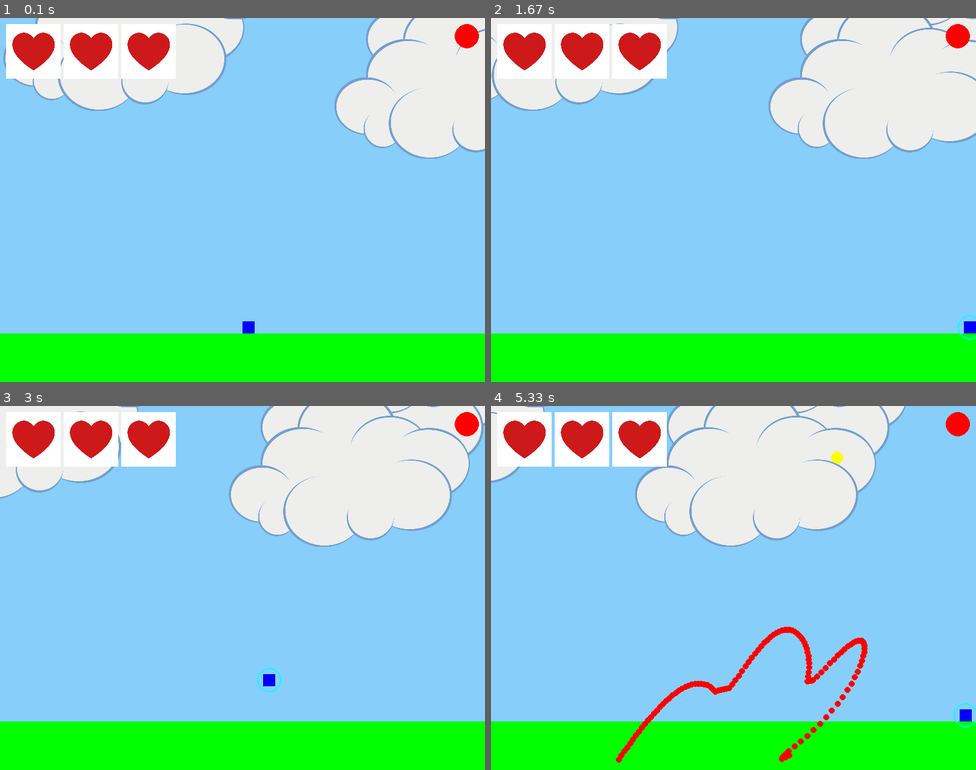
Above: before the commit, frames 1-4 (two rows, left to right).
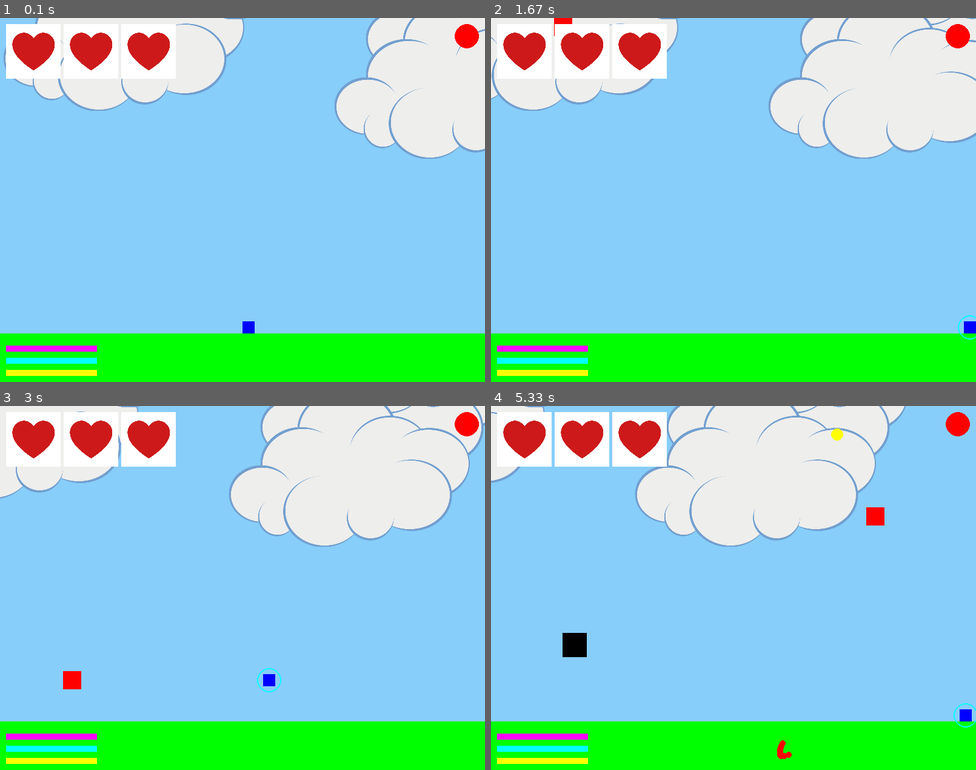
Above: after the commit, the same moments.

Repository: Varun-Chinthoju/LearningPython
Game: pygame game, started from pygame_Learning/turret_dodge.py
Same seed, same stepped clock (60 frames per second), same inputs: the game is played once before the commit and once after it.
Inputs:
- Up to frame 1 (0.1 s): no input
- Up to frame 2 (1.67 s): hold S 0.33-0.8 s; hold Right 0.33-0.8 s; hold Right 0.83-1.3 s; tap Space at 0.9, 1.2, 1.4 s; tap S at 0.98 s; hold Right from 1.33 s (still down)
- Up to frame 3 (3 s): tap Space at 1.7, 1.9, 2.2, 2.47, 2.77, 2.9 s; release Right at 1.8 s; hold Left 1.83-2.37 s; hold Left 2.4-2.8 s; tap S at 2.55 s; hold Right from 2.83 s (still down)
- Up to frame 4 (5.33 s): tap Space at 3.2, 3.57, 3.87, 4.07, 4.37, 4.57, 4.87, 5.07 s; release Right at 3.47 s; hold Left 3.5-3.97 s; hold Right 4-4.47 s; tap S at 4.15 s; hold Right 4.5-4.97 s; hold Left from 5 s (still down)

The runs differ from the first frame. In frame 1, 0.9% of the frame differs, in the area x 1-20%, y 90-99%; in frame 2, 1.0%; in frame 3, 1.1%; in frame 4, 3.1%, in the area x 1-82%, y 6-99%.

Commit message:
3 bars on the bottom left corner representing fuel, shield, and boost tiem

Diff:
--- a/pygame_Learning/turret_dodge.py
+++ b/pygame_Learning/turret_dodge.py
@@ -7,8 +7,14 @@
 # Screen dimensions
 screen_width = 800
 screen_height = 600
-screen = pygame.display.set_mode((screen_width, screen_height))
+screen = pygame.display.set_mode((screen_width, screen_height))  # Initialize display first
 pygame.display.set_caption("Scrolling Ground with Jumping, Jetpack, and Turrets")
+
+# --- Image Loading ---
+cloud_image = pygame.image.load("images/cloud.png").convert_alpha()
+cloud_image = pygame.transform.scale(cloud_image, (cloud_image.get_width() // 2, cloud_image.get_height() // 2))
+heart_image = pygame.image.load("images/lives.jpeg").convert()
+heart_image = pygame.transform.scale(heart_image, (heart_image.get_width() // 4, heart_image.get_height() // 4))
 
 # Colors
 white = (255, 255, 255)
@@ -17,6 +23,9 @@
 green = (0, 255, 0)
 red = (255, 0, 0)
 sky_blue = (135, 206, 250)
+yellow = (255, 255, 0)  # For fuel bar
+cyan = (0, 255, 255)   # For boost bar
+magenta = (255, 0, 255) # For shield bar
 
 # Player settings
 player_x = screen_width // 2
@@ -39,6 +48,7 @@
 jetpack_consumption_rate = 2
 jetpack_power = 1.5
 lives = 3
+shield_hits = 5  # Shield can take 5 hits
 has_shield = False
 shield_duration = 5000  # 5 seconds
 shield_start_time = 0
@@ -51,6 +61,7 @@
 last_turret_spawn = 0
 rocket_speed = 5
 rockets = []
+max_rockets_per_turret = 10  # Turrets can only shoot 10 rockets
 
 # Fuel token settings
 fuel_token_size = 20
@@ -66,7 +77,18 @@
 dent_width = 20
 dent_depth = 10
 dents = []
-obstacle_speed = 5
+
+# Obstacle acceleration settings
+obstacle_acceleration = 0.05
+max_obstacle_speed = 8
+
+# Obstacle settings
+obstacle_size = 30
+obstacle_speed = 3
+obstacles = []
+obstacle_spawn_rate = 1500  # Spawn every 1.5 seconds
+last_obstacle_spawn = 0
+
 # Create ground texture
 ground_texture = pygame.Surface((40, 40))
 ground_texture.fill(ground_color)
@@ -76,8 +98,6 @@
 ground_texture = pygame.transform.scale(ground_texture, (ground_texture.get_width() * 2, ground_texture.get_height() * 2))
 
 # Cloud settings
-cloud_image = pygame.image.load("images/cloud.png").convert_alpha()
-cloud_image = pygame.transform.scale(cloud_image, (cloud_image.get_width() // 2, cloud_image.get_height() // 2))
 cloud_speed = 1
 clouds = []
 for _ in range(5):
@@ -85,10 +105,6 @@
     cloud_y = random.randint(-cloud_image.get_height(), 0)
     clouds.append([cloud_x, cloud_y])
 
-# Heart image for lives
-heart_image = pygame.image.load("images/lives.jpeg").convert_alpha()
-heart_image = pygame.transform.scale(heart_image, (heart_image.get_width() // 4, heart_image.get_height() // 4))
-
 # Pause button settings
 pause_button_radius = 20
 pause_button_color = red
@@ -96,6 +112,17 @@
 pause_button_y = pause_button_radius + 10
 is_paused = False
 
+# --- Bar settings ---
+bar_width = 150
+bar_height = 10
+bar_margin = 10
+jetpack_bar_x = bar_margin
+jetpack_bar_y = screen_height - bar_height - bar_margin
+boost_bar_x = jetpack_bar_x
+boost_bar_y = jetpack_bar_y - bar_height - bar_margin
+shield_bar_x = jetpack_bar_x
+shield_bar_y = boost_bar_y - bar_height - bar_margin
+
 # Game loop
 running = True
 clock = pygame.time.Clock()
@@ -112,7 +139,7 @@
             if event.key == pygame.K_SPACE and not is_jumping:
                 is_jumping = True
                 player_vel_y = -jump_height
-            if event.key == pygame.K_s and not has_shield:  # Activate shield with 's' key
+            if event.key == pygame.K_s and not has_shield:
                 has_shield = True
                 shield_start_time = current_time
 
@@ -149,7 +176,6 @@
             player_speed += friction
 
     boost = min(boost + boost_regen_rate, boost_amount)
-
     player_speed = max(min(player_speed, max_speed), -max_speed)
     player_x += player_speed
 
@@ -171,8 +197,6 @@
         is_jumping = False
         dent_x = player_x - ground_x - dent_width // 2
         dents.append(dent_x)
-
-        # Replenish jetpack fuel when on the ground
         jetpack_fuel = min(jetpack_fuel + 5, 100)
 
     # --- Keep player within the screen bounds ---
@@ -184,22 +208,25 @@
         if turret[1] > screen_height:
             turrets.remove(turret)
 
-        # Calculate rocket travel time (1 second)
-        target_x = player_x + player_size // 2
-        target_y = player_y + player_size // 2
-        dx = target_x - (turret[0] + turret_size // 2)
-        dy = target_y - (turret[1] + turret_size // 2)
-        distance = math.hypot(dx, dy)
-        travel_time = distance / rocket_speed
-   # Launch a rocket
-        rockets.append(
-            [
-                turret[0] + turret_size // 2,
-                turret[1] + turret_size // 2,
-                dx / travel_time,
-                dy / travel_time,
-            ]
-        )
+        # Only launch rockets if the turret has rockets left
+        if len(rockets) < max_rockets_per_turret * len(turrets):
+            # Calculate rocket travel time (1 second)
+            target_x = player_x + player_size // 2
+            target_y = player_y + player_size // 2
+            dx = target_x - (turret[0] + turret_size // 2)
+            dy = target_y - (turret[1] + turret_size // 2)
+            distance = math.hypot(dx, dy)
+            travel_time = distance / rocket_speed
+
+            # Launch a rocket
+            rockets.append(
+                [
+                    turret[0] + turret_size // 2,
+                    turret[1] + turret_size // 2,
+                    dx / travel_time,
+                    dy / travel_time,
+                ]
+            )
 
     for rocket in rockets[:]:
         rocket[0] += rocket[2]
@@ -211,15 +238,20 @@
             and player_y < rocket[1] < player_y + player_size
         ):
             if has_shield:
+                shield_hits -= 1
+                if shield_hits == 0:
+                    has_shield = False
+                    shield_hits = 5  # Reset shield hits
+                rockets.remove(rocket)  # Remove rocket even if shield is active
+                # Find the nearest turret and remove it
                 nearest_turret = min(turrets, key=lambda t: math.hypot(player_x - t[0], player_y - t[1]))
                 if nearest_turret in turrets:
                     turrets.remove(nearest_turret)
-                has_shield = False
             else:
                 lives -= 1
                 if lives == 0:
                     running = False
-            rockets.remove(rocket)
+                rockets.remove(rocket)
 
         if rocket[1] > screen_height:
             rockets.remove(rocket)
@@ -227,6 +259,7 @@
     # --- Shield duration ---
     if has_shield and current_time - shield_start_time > shield_duration:
         has_shield = False
+        shield_hits = 5  # Reset shield hits
 
     # --- Fuel token spawning and movement ---
     if current_time - last_fuel_token_spawn > fuel_token_spawn_rate:
@@ -235,7 +268,7 @@
         last_fuel_token_spawn = current_time
 
     for fuel_token in fuel_tokens[:]:
-        fuel_token[1] += obstacle_speed
+        fuel_token[1] += obstacle_speed  # Fuel tokens move at obstacle speed
         if fuel_token[1] > screen_height:
             fuel_tokens.remove(fuel_token)
 
@@ -254,6 +287,19 @@
         turrets.append([turret_x, -turret_size])
         last_turret_spawn = current_time
 
+    # --- Obstacle spawning ---
+    if current_time - last_obstacle_spawn > obstacle_spawn_rate:
+        obstacle_x = random.randint(0, screen_width - obstacle_size)
+        obstacles.append([obstacle_x, -obstacle_size, obstacle_speed])  # Add initial speed
+        last_obstacle_spawn = current_time
+
+    # --- Obstacle movement ---
+    for obstacle in obstacles[:]:
+        obstacle[2] = min(obstacle[2] + obstacle_acceleration, max_obstacle_speed)
+        obstacle[1] += obstacle[2]
+        if obstacle[1] > screen_height:
+            obstacles.remove(obstacle)
+
     # --- Ground Scrolling ---
     ground_scroll_speed = -player_speed
     ground_x += ground_scroll_speed
@@ -290,6 +336,10 @@
     # Draw the grass (green rectangle)
     pygame.draw.rect(screen, green, (0, screen_height - ground_height, screen_width, ground_height))
 
+    # Draw obstacles
+    for obstacle in obstacles:
+        pygame.draw.rect(screen, red, (obstacle[0], obstacle[1], obstacle_size, obstacle_size))
+
     # Draw fuel tokens
     for fuel_token in fuel_tokens:
         pygame.draw.circle(screen, (255, 255, 0), (fuel_token[0] + fuel_token_size // 2, fuel_token[1] + fuel_token_size // 2),
@@ -316,6 +366,22 @@
     # Draw pause button
     pygame.draw.circle(screen, pause_button_color, (pause_button_x, pause_button_y), pause_button_radius)
 
+    # --- Draw bars ---
+    # Jetpack bar
+    jetpack_bar_fill = (jetpack_fuel / 100) * bar_width
+    pygame.draw.rect(screen, black, (jetpack_bar_x, jetpack_bar_y, bar_width, bar_height))  # Background
+    pygame.draw.rect(screen, yellow, (jetpack_bar_x, jetpack_bar_y, jetpack_bar_fill, bar_height))  # Fill
+
+    # Boost bar
+    boost_bar_fill = (boost / boost_amount) * bar_width
+    pygame.draw.rect(screen, black, (boost_bar_x, boost_bar_y, bar_width, bar_height))  # Background
+    pygame.draw.rect(screen, cyan, (boost_bar_x, boost_bar_y, boost_bar_fill, bar_height))  # Fill
+
+    # Shield bar
+    shield_bar_fill = (shield_hits / 5) * bar_width
+    pygame.draw.rect(screen, black, (shield_bar_x, shield_bar_y, bar_width, bar_height))  # Background
+    pygame.draw.rect(screen, magenta, (shield_bar_x, shield_bar_y, shield_bar_fill, bar_height))  # Fill
+
     # Update the display
     pygame.display.flip()
 
